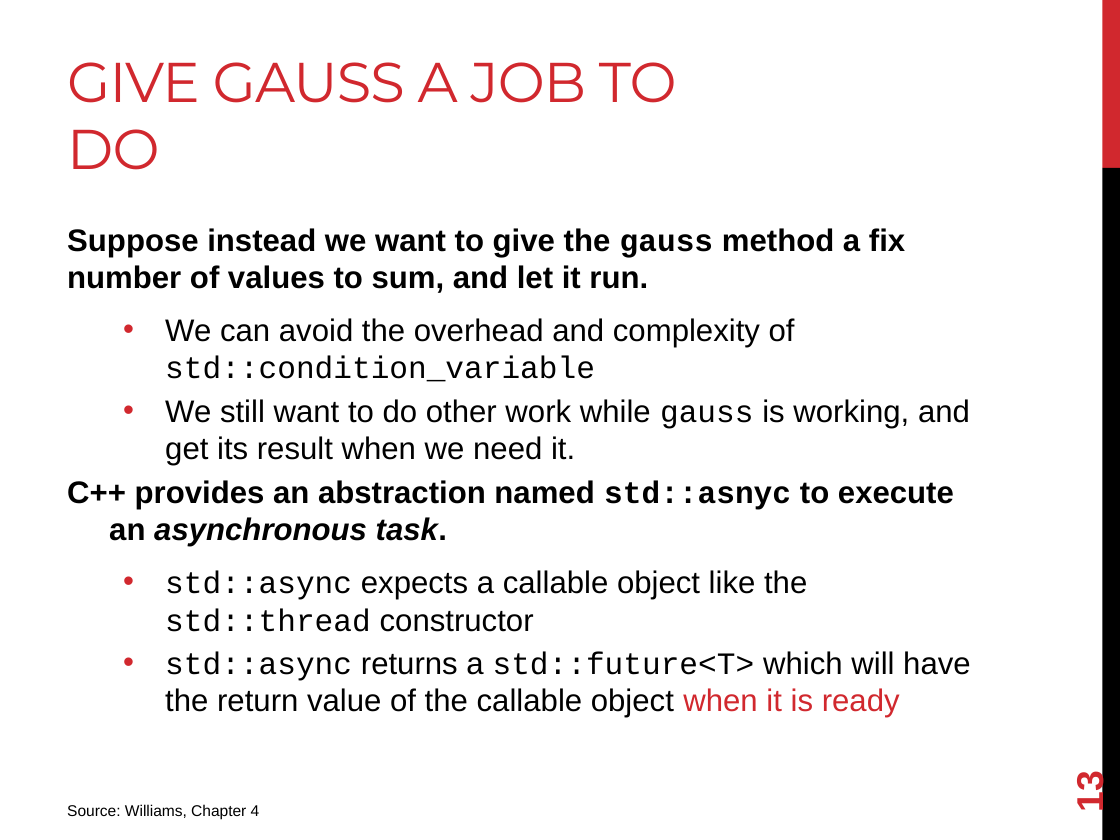
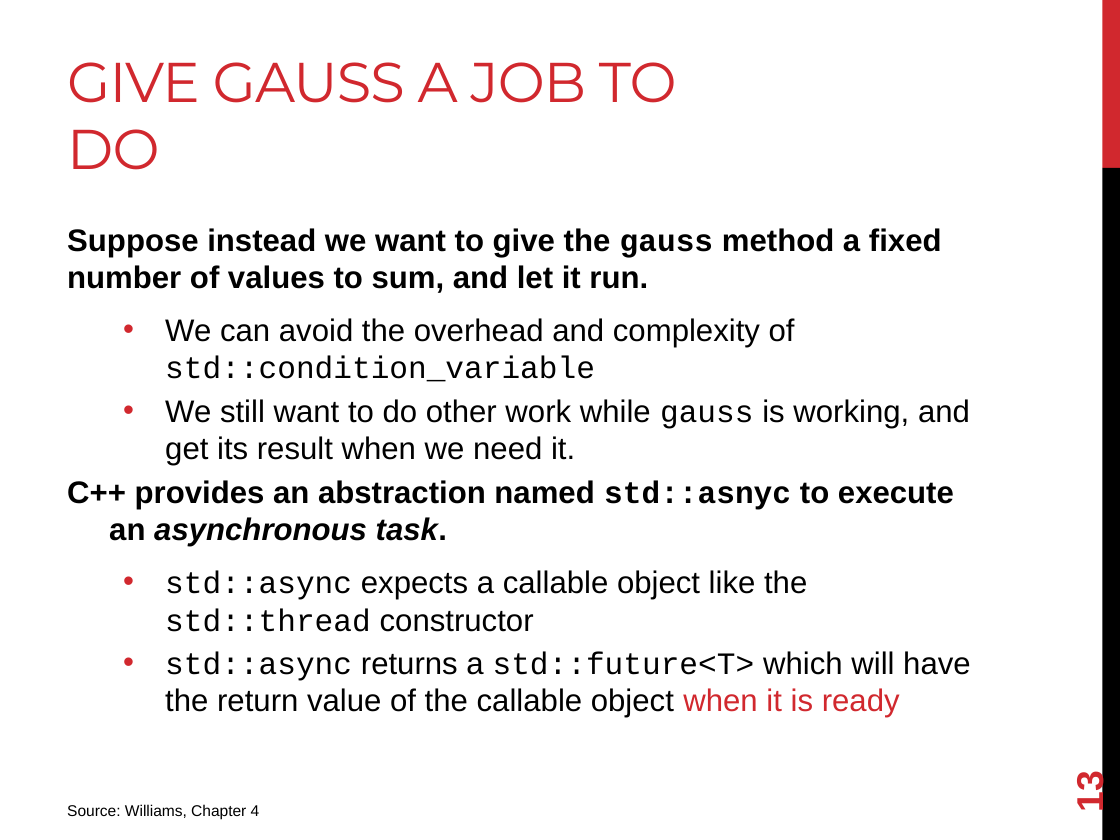
Before and after one commit to joshpeterson/DevelopingConcurrentSoftware, a slide deck: slide 13 of Lectures/Asynchronous Operations/Asynchronous Operations.pptx. Drawn at 1120x840 pixels with LibreOffice and Linux fonts; fonts in the diff are those of the drawing. Boxes give left, top, right and bottom in pixels: in the first picture for what was removed or moved away, otherwise in the second. Text is boxed around its words. In the diff, an @@ line names an element or a change of style, - is before the commit and + after.

```diff
--- a/Lectures/Asynchronous Operations/Asynchronous Operations.pptx
+++ b/Lectures/Asynchronous Operations/Asynchronous Operations.pptx
@@ text at (67, 228, 942, 293): text changed @@
-Suppose instead we want to give the gauss method a fix number of values to sum, and let it run.
+Suppose instead we want to give the gauss method a fixed number of values to sum, and let it run.
```
Also in this commit, not shown: 3 other slides changed, 37 other files.
